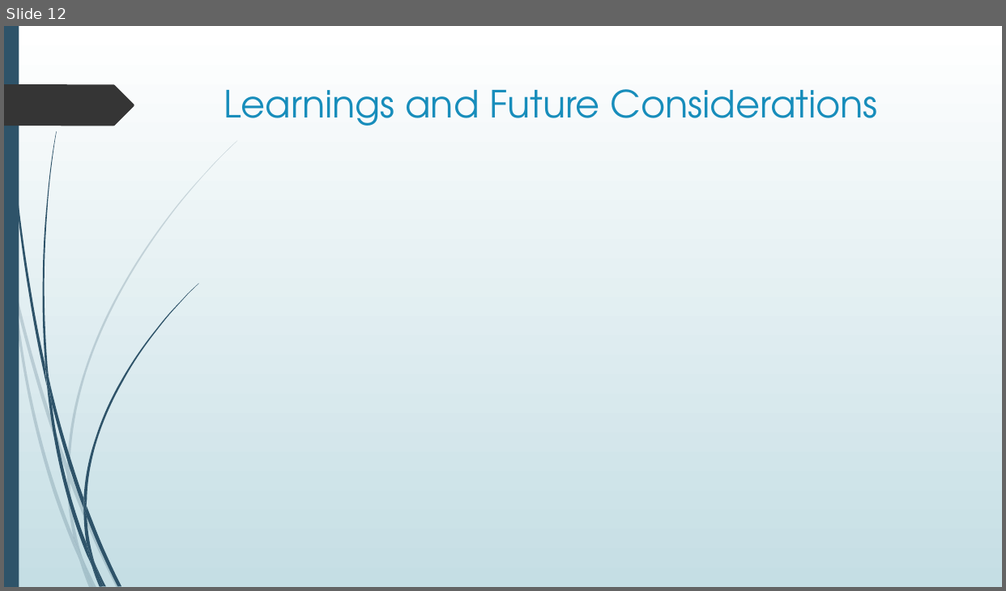
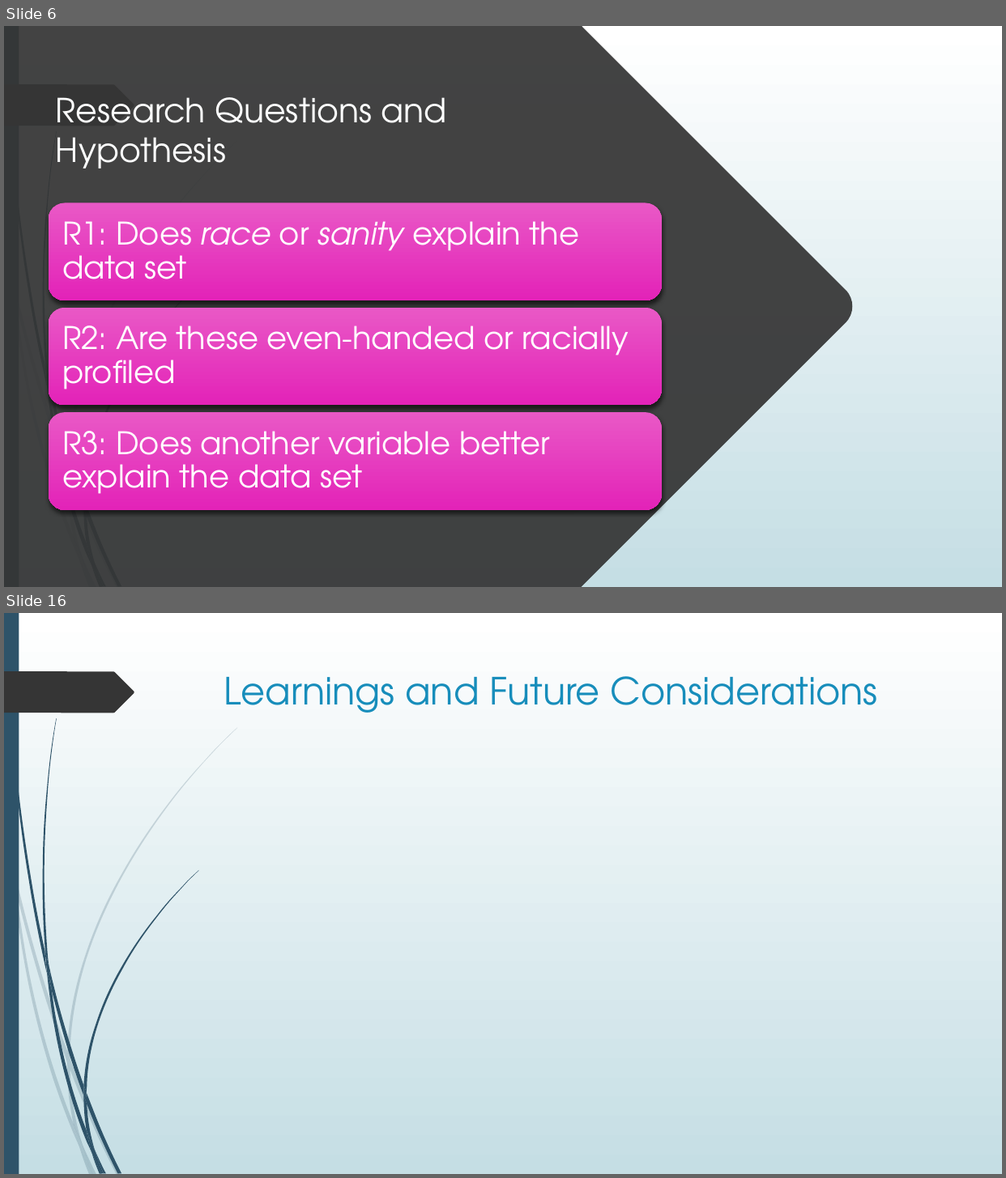
Before and after one commit to dr-natetorious/TIM-7101-Statistics, a slide deck: Section_3_Mgmt_Informed/Week8_Presentation/BachmeierNTIM7101-8.pptx. Shown one above the other, each under a label of ours: slide 12 before the commit, slides 6 and 16 after it; the slides between them are not shown. The pictures are 1006x591 and 1006x1178 pixels, drawn with LibreOffice and Linux fonts; fonts in the diff are those of the drawing. Boxes give left, top, right and bottom in pixels: in the first picture for what was removed or moved away, otherwise in the second. Text is boxed around its words. In the diff, an @@ line names an element or a change of style, - is before the commit and + after.

```diff
--- a/Section_3_Mgmt_Informed/Week8_Presentation/BachmeierNTIM7101-8.pptx
+++ b/Section_3_Mgmt_Informed/Week8_Presentation/BachmeierNTIM7101-8.pptx
@@ slide 6 added at box(4, 26, 1002, 587), background gradient #FFFFFF to #C5DEE5; not listed: 24 template elements that a slide beside it also shows @@
@@ freeform shape added at box(4, 26, 854, 587), fill #353535 at 93% opacity @@
@@ title added at box(56, 97, 447, 169), 32 pt, text #FEFFFF @@
+Research Questions and Hypothesis
@@ group added at box(49, 203, 661, 510): 3 rounded rectangles, 3 texts @@
+R1: Does race or sanity explain the data set
+R2: Are these even-handed or racially profiled
+R3: Does another variable better explain the data set
@@ what was slide 12 is now slide 16 @@
```
Also in this commit, not shown: 1 slide changed, 15 other slides added, 10 slides removed.
